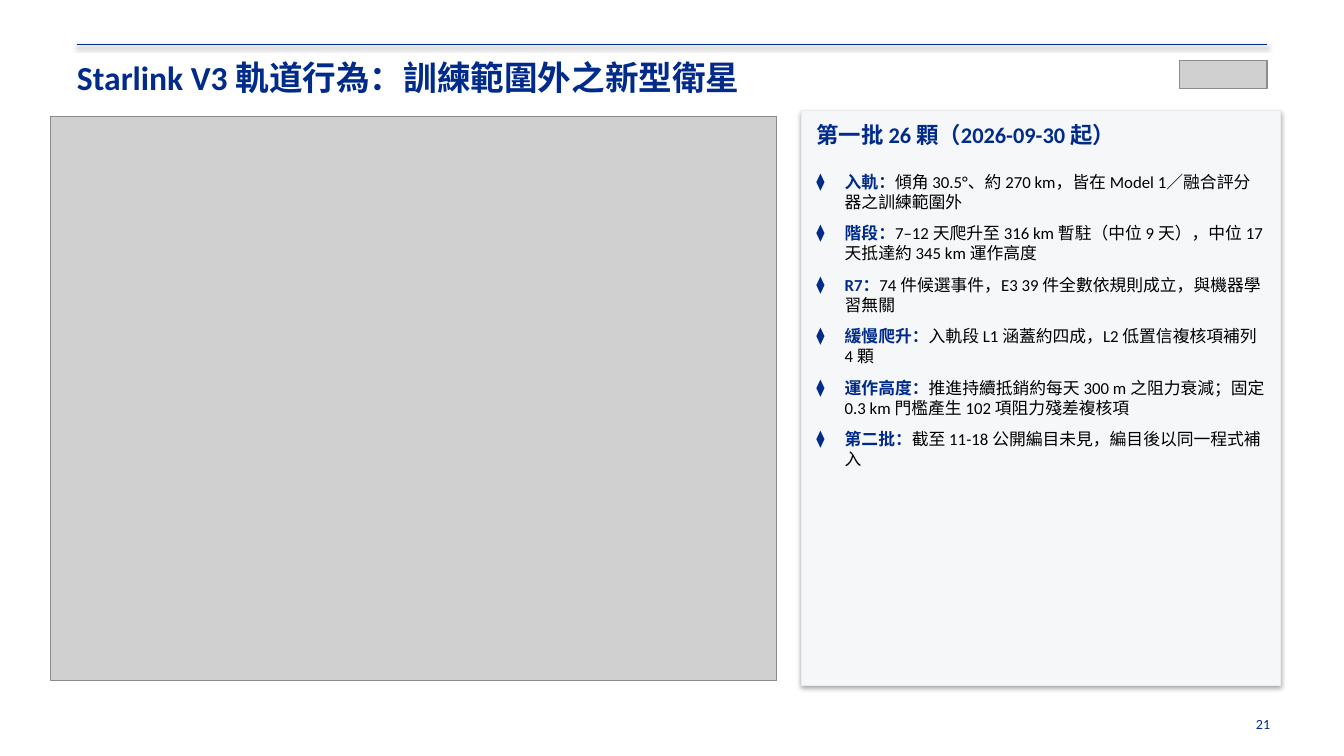
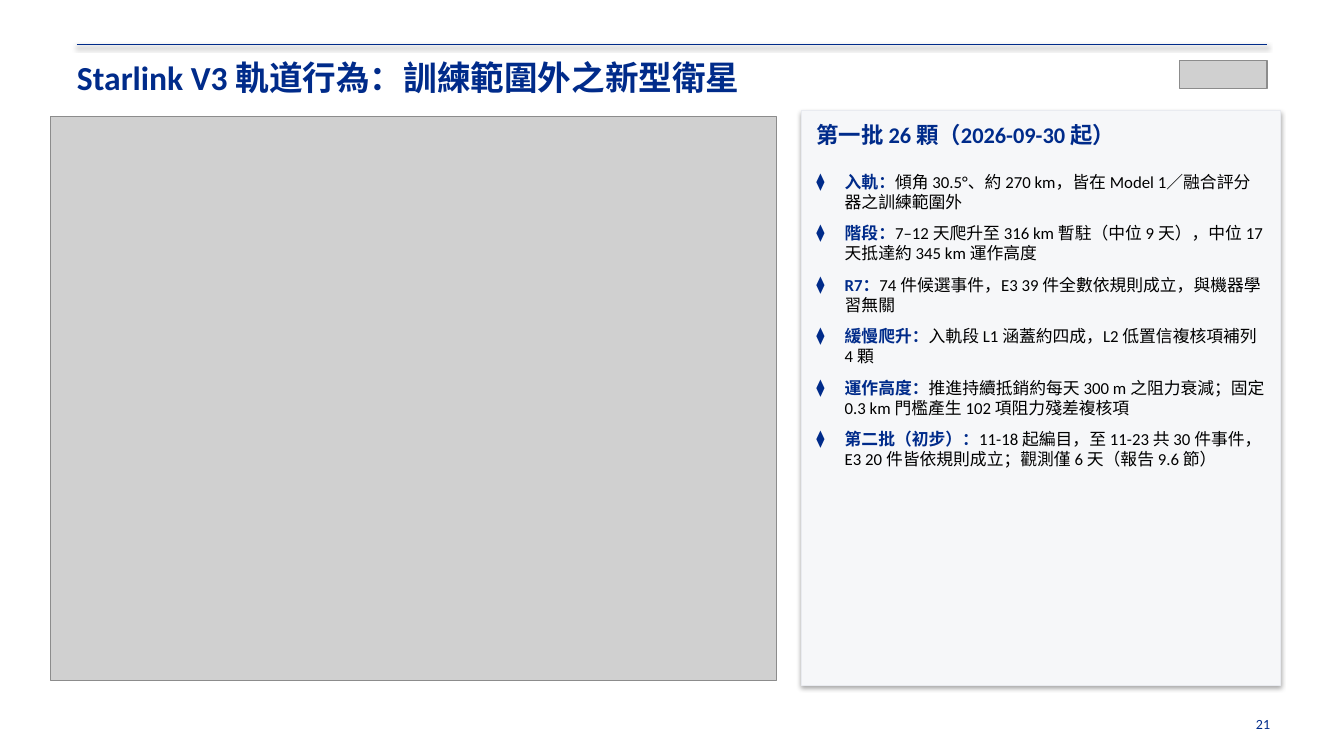
Before and after one commit to RhynoW/Sat_TraingDataExtension, a slide deck: slide 21 of output/期末交付_文件包_20261118/01_期末報告/期末報告_結案簡報_20261115.pptx. Drawn at 1344x756 pixels with LibreOffice and Linux fonts; fonts in the diff are those of the drawing; grey boxes stand for pictures. Boxes give left, top, right and bottom in pixels: in the first picture for what was removed or moved away, otherwise in the second. Text is boxed around its words. In the diff, an @@ line names an element or a change of style, - is before the commit and + after.

```diff
--- a/output/期末交付_文件包_20261118/01_期末報告/期末報告_結案簡報_20261115.pptx
+++ b/output/期末交付_文件包_20261118/01_期末報告/期末報告_結案簡報_20261115.pptx
@@ text at [845, 430, 1261, 468]: text changed @@
-⧫ 第二批：截至 11-18 公開編目未見，編目後以同一程式補入
+⧫ 第二批（初步）：11-18 起編目，至 11-23 共 30 件事件，E3 20 件皆依規則成立；觀測僅 6 天（報告 9.6 節）
```
Also in this commit, not shown: 1 other slide changed, 20 other files.
